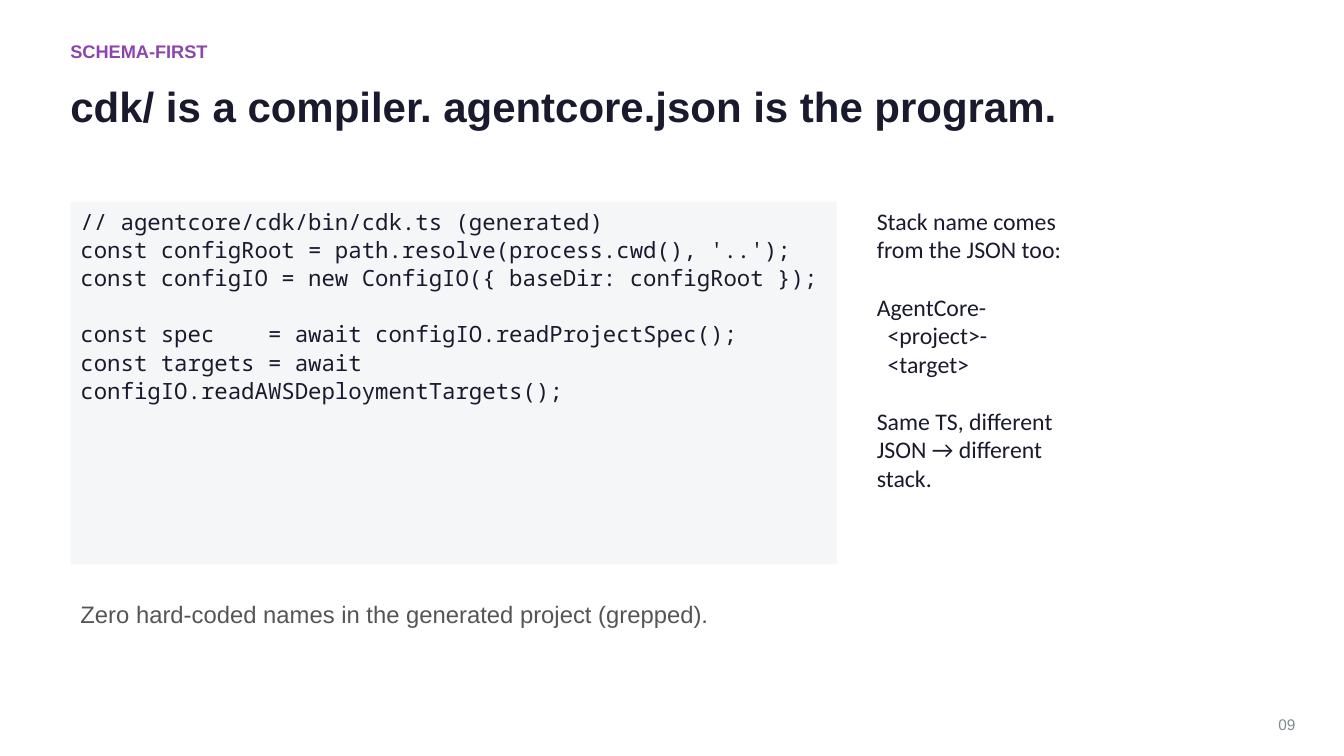
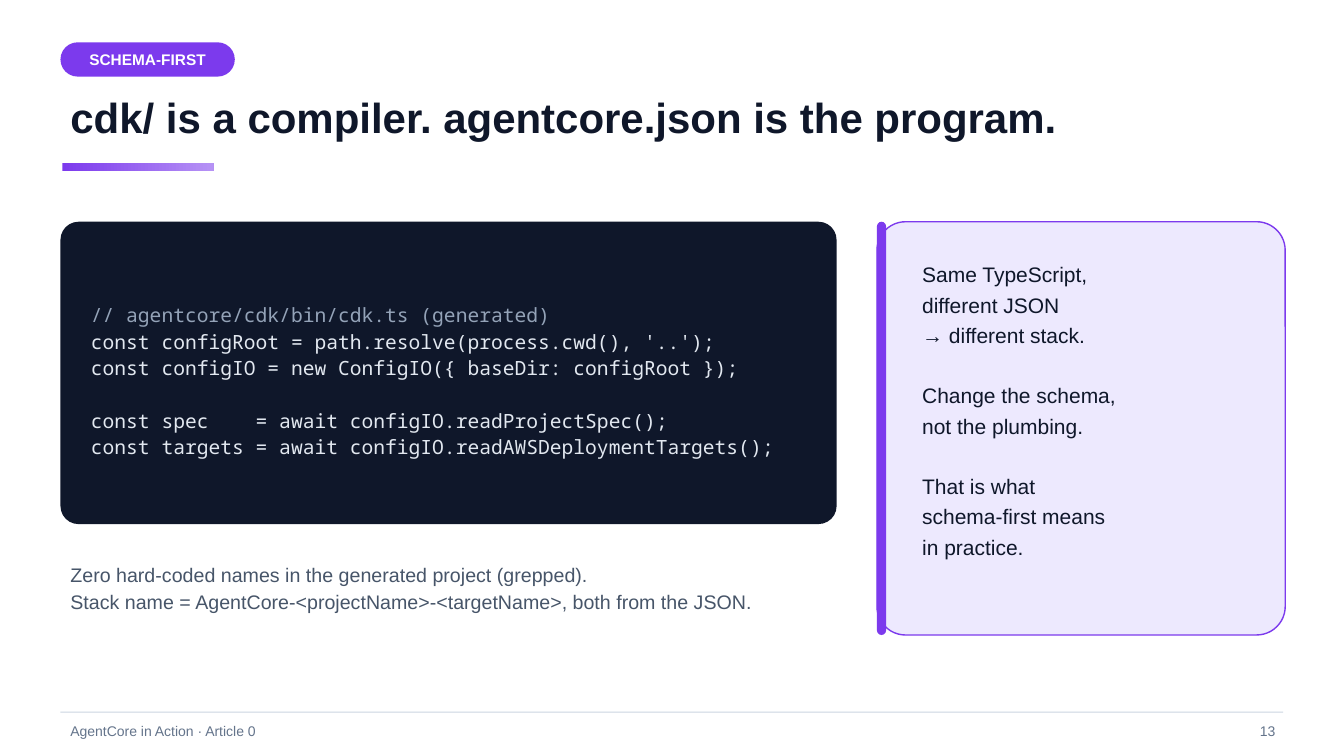
Before and after one commit to pinxiong/bedrock-agentcore-in-action, a slide deck: slide 13 of articles/decks/aws-agentcore-under-the-hood.pptx (slide 9 before the commit). Drawn at 1344x756 pixels with LibreOffice and Linux fonts; fonts in the diff are those of the drawing. Boxes give left, top, right and bottom in pixels: in the first picture for what was removed or moved away, otherwise in the second. Text is boxed around its words. In the diff, an @@ line names an element or a change of style, - is before the commit and + after.

Commit message:
a0 revision v2: vivid design system, env-first step-by-step structure, screenshot spots
- figures: 8 figures (new F0 command map), vivid palette, shadows, gradients,
  8 distinct layouts; reused across en/zh articles and deck
- en article: env checklist up front, steps 1-5 with real commands+outputs,
  6 screenshot spots, sanitized account id
- zh article: same structure, same figures, screenshot spots
- deck: 23 slides, dark gradient title/divider/closing slides, kicker chips,
  accent underlines, dark code panels, LIVE DEMO chips, number badges
- PLAN.md: v2 figure/ppt specs + screenshot-spot convention

```diff
--- a/articles/decks/aws-agentcore-under-the-hood.pptx
+++ b/articles/decks/aws-agentcore-under-the-hood.pptx
@@ rounded rectangle "SCHEMA-FIRST" resized from (x1=70, y1=45, x2=207, y2=58) to (x1=60, y1=42, x2=235, y2=77) @@
@@ rounded rectangle "SCHEMA-FIRST" at (x1=60, y1=42, x2=235, y2=77): size 13 to 11 pt, text colour #8E44AD to #FFFFFF; alignment left to centre; vertical alignment top to middle; fill none to #7C3AED @@
@@ text "cdk/ is a compiler. agentcore.json ..." moved from (x1=70, y1=91, x2=1056, y2=131) to (x1=70, y1=102, x2=1056, y2=142) @@
@@ text "cdk/ is a compiler. agentcore.json ..." at (x1=70, y1=102, x2=1056, y2=142): text colour #1A1A2E to #0F172A @@
@@ rectangle added at (x1=63, y1=163, x2=214, y2=170), fill gradient #7C3AED to #B692F5 @@
@@ rounded rectangle "// agentcore/cdk/bin/cdk.ts (generated)" resized from (x1=71, y1=202, x2=837, y2=565) to (x1=60, y1=222, x2=837, y2=524) @@
@@ rounded rectangle "// agentcore/cdk/bin/cdk.ts (generated)" at (x1=60, y1=222, x2=837, y2=524): size 16 to 14 pt; text colour #1A1A2E to #94A3B8 in "// agentcore/cdk/bin/cdk.ts (generated)"; text colour #1A1A2E to #E2E8F0 in "const configRoot = path.resolve(process.cwd(), '..');", "const configIO = new ConfigIO({ baseDir: configRoot ...", "const spec = await configIO.readProjectSpec();", "const targets = await configIO.readAWSDeploymentTargets();"; line spacing 1.05 to 1.12; vertical alignment top to middle; rectangle to rounded rectangle; fill #F4F6F7 to #0F172A @@
@@ rounded rectangle added at (x1=877, y1=222, x2=1286, y2=635), fill #EDE9FE, outline #7C3AED 1 pt @@
@@ rounded rectangle added at (x1=877, y1=222, x2=886, y2=635), fill #7C3AED @@
@@ text at (x1=922, y1=266, x2=1115, y2=559): text changed; size 17 to 15 pt; font Calibri to Arial; text colour #1A1A2E to #0F172A @@
-Stack name comes
-from the JSON too:
-AgentCore-
-<project>-
-<target>
-Same TS, different
-JSON → different
-stack.
+Same TypeScript,
+different JSON
+→ different stack.
+Change the schema,
+not the plumbing.
+That is what
+schema-first means
+in practice.
@@ text "Zero hard-coded names in the ..." moved from (x1=80, y1=605, x2=708, y2=628) to (x1=70, y1=567, x2=752, y2=613) @@
@@ text at (x1=70, y1=567, x2=588, y2=586): size 17 to 14 pt, text colour #555555 to #475569 in "Zero hard-coded names in the generated project ..."; line spacing 1 to 1.15 @@
@@ text at (x1=70, y1=594, x2=752, y2=613): paragraph added @@
+Stack name = AgentCore-<projectName>-<targetName>, both from the JSON.
@@ rectangle added at (x1=60, y1=712, x2=1284, y2=713), fill #CBD5E1 @@
@@ text removed at (x1=1278, y1=719, x2=1295, y2=730) @@
-09
@@ text added at (x1=70, y1=726, x2=256, y2=739), 10 pt, text #64748B @@
+AgentCore in Action · Article 0
@@ text added at (x1=1260, y1=726, x2=1276, y2=736), 10 pt, text #64748B @@
+13
```
Also in this commit, not shown: 10 other slides changed, 12 slides added, 6 slides removed, 21 other files.
